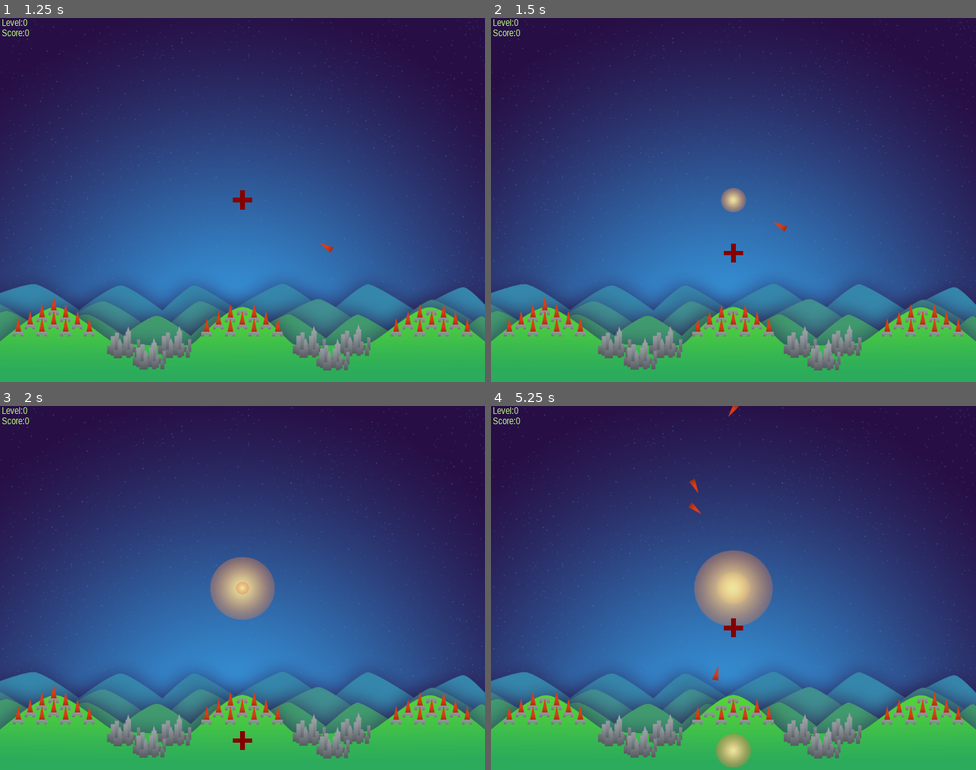
Above: before the commit, frames 1-4 (two rows, left to right).
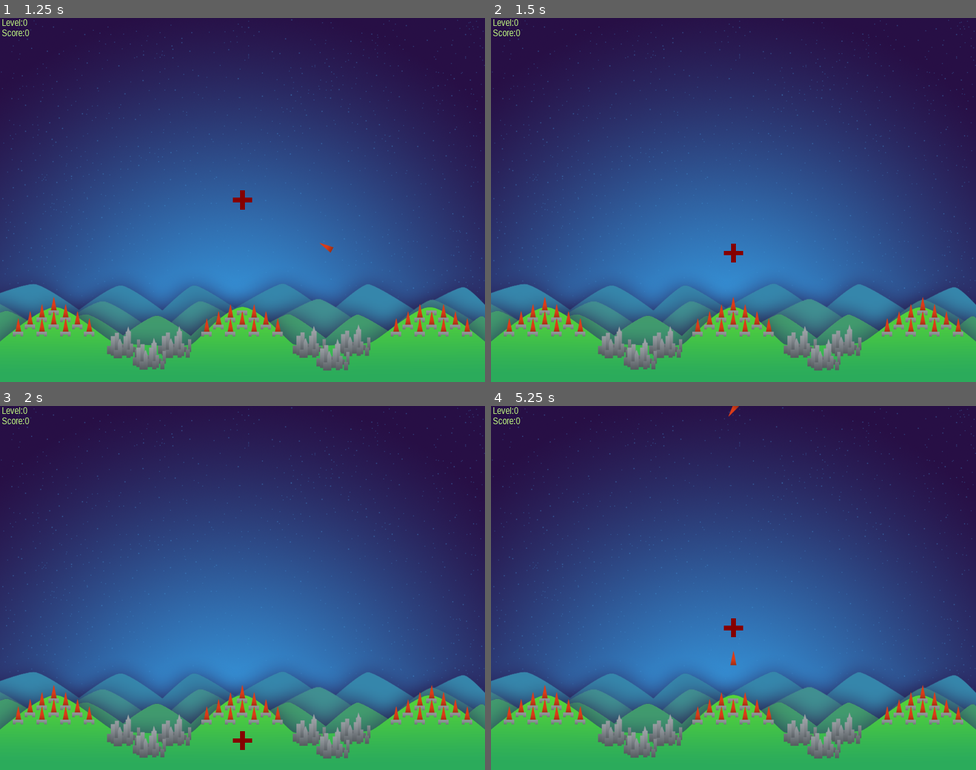
Above: after the commit, the same moments.

Repository: ghfox/MissileCommand
Game: Godot game, scene res://Scn/Main.tscn
Same seed, same stepped clock (60 frames per second), same inputs: the game is played once before the commit and once after it.
Inputs:
- Up to frame 1 (1.25 s): tap Enter at 0.5 s; hold D (fire_right) from 0.53 s (still down); hold W (fire_center) from 0.53 s (still down)
- Up to frame 2 (1.5 s): tap Tab (reset, bound only after the commit) at 1.25 s; release D (fire_right) at 1.28 s; release W (fire_center) at 1.28 s; hold Down (move_down) from 1.28 s (still down); tap Shift (move_faster) at 1.35 s
- Up to frame 3 (2 s): keep holding Down (move_down)
- Up to frame 4 (5.25 s): release Down (move_down) at 2.03 s; hold D (fire_right) 2.03-2.78 s; hold W (fire_center) 2.03-2.78 s; hold Up (move_up) 2.78-3.53 s; tap Shift (move_faster) at 2.85, 4.35 s; hold W (fire_center) 3.53-4.28 s; hold A (fire_left) 3.53-5.03 s; tap Tab (reset, bound only after the commit) at 4.15 s; hold Down (move_down) from 5.03 s (still down); hold W (fire_center) from 5.03 s (still down)

Frame 1 is identical in both runs. In frame 2, 0.4% of the frame differs, in the area x 47-90%, y 46-81%; in frame 3, 1.9%; in frame 4, 3.5%, in the area x 10-90%, y 20-100%.

Commit message:
input maps

Diff:
--- a/project.godot
+++ b/project.godot
@@ -88,6 +88,13 @@
 , Object(InputEventJoypadButton,"resource_local_to_scene":false,"resource_name":"","device":0,"button_index":5,"pressure":0.0,"pressed":false,"script":null)
  ]
 }
+reset={
+"deadzone": 0.5,
+"events": [ Object(InputEventKey,"resource_local_to_scene":false,"resource_name":"","device":0,"alt":false,"shift":false,"control":false,"meta":false,"command":false,"pressed":false,"scancode":16777218,"unicode":0,"echo":false,"script":null)
+, Object(InputEventJoypadButton,"resource_local_to_scene":false,"resource_name":"","device":0,"button_index":11,"pressure":0.0,"pressed":false,"script":null)
+, Object(InputEventJoypadButton,"resource_local_to_scene":false,"resource_name":"","device":0,"button_index":10,"pressure":0.0,"pressed":false,"script":null)
+ ]
+}
 
 [rendering]
 
